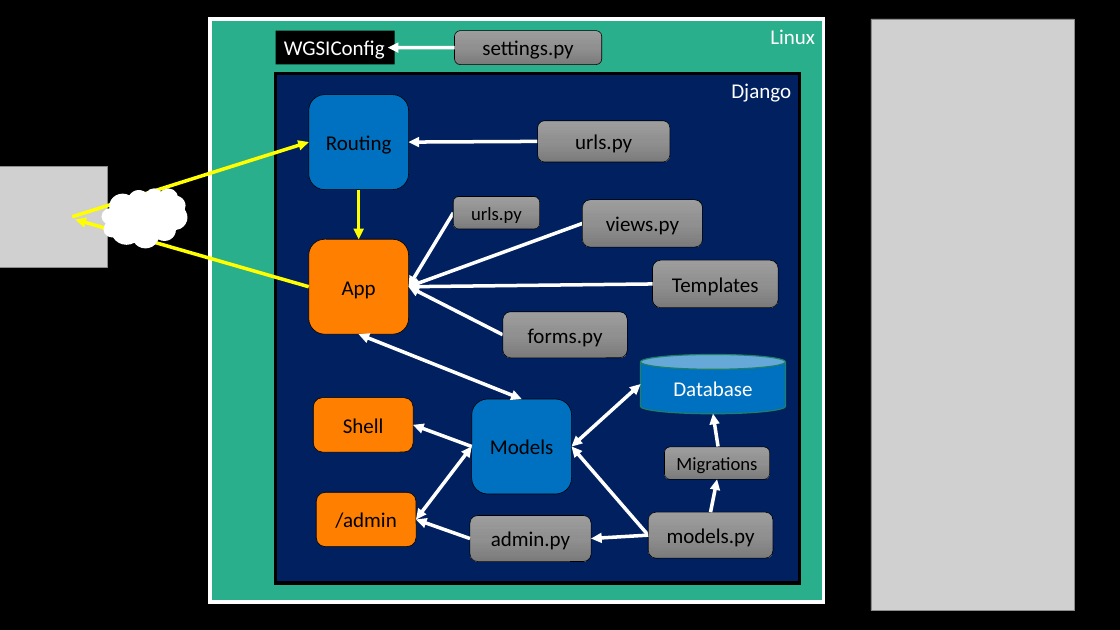
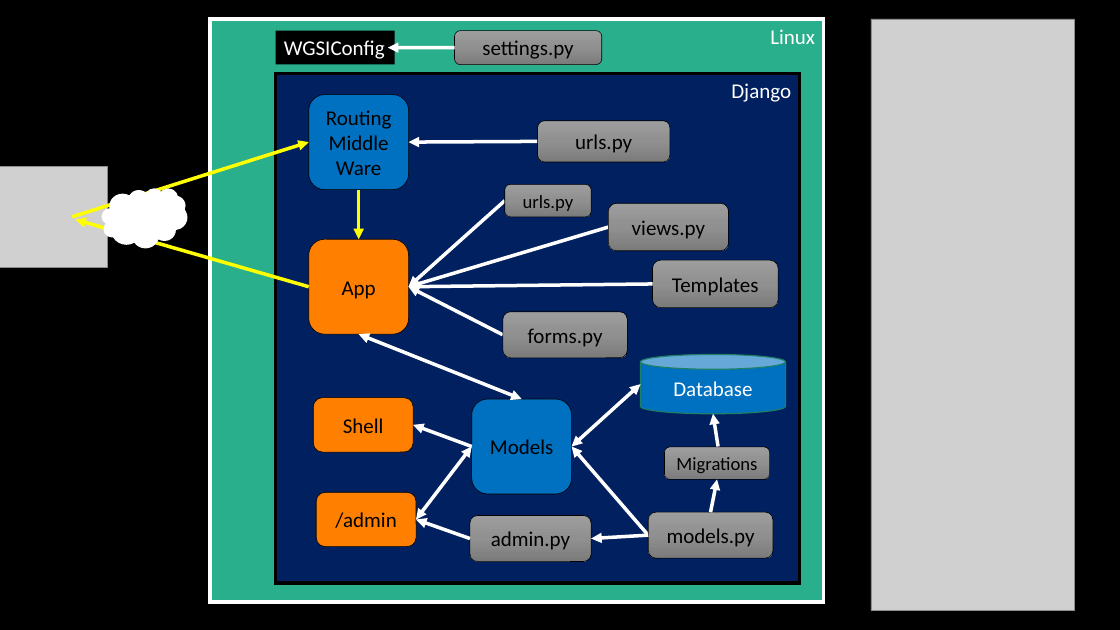
Before and after one commit to csev/dj4e, a slide deck: slide 3 of lectures/bigpicture.pptx. Drawn at 1120x630 pixels with LibreOffice and Linux fonts; fonts in the diff are those of the drawing; grey boxes stand for pictures. Boxes give left, top, right and bottom in pixels: in the first picture for what was removed or moved away, otherwise in the second. Text is boxed around its words. In the diff, an @@ line names an element or a change of style, - is before the commit and + after.

Commit message:
Updates

```diff
--- a/lectures/bigpicture.pptx
+++ b/lectures/bigpicture.pptx
@@ text in rounded rectangle at [329,135,389,175]: paragraphs added @@
+Middle
+Ware
@@ arrow moved from (454, 213) - (408, 287) to (505, 201) - (408, 287) @@
@@ rounded rectangle "urls.py": place and size @@
-rounded rectangle "urls.py" at [454,197,540,229]
+rounded rectangle "urls.py" at [505,185,592,218]
@@ rounded rectangle "views.py": place and size @@
-rounded rectangle "views.py" at [582,200,702,248]
+rounded rectangle "views.py" at [608,203,728,251]
@@ arrow moved from (582, 223) - (408, 287) to (608, 227) - (408, 287) @@
```
